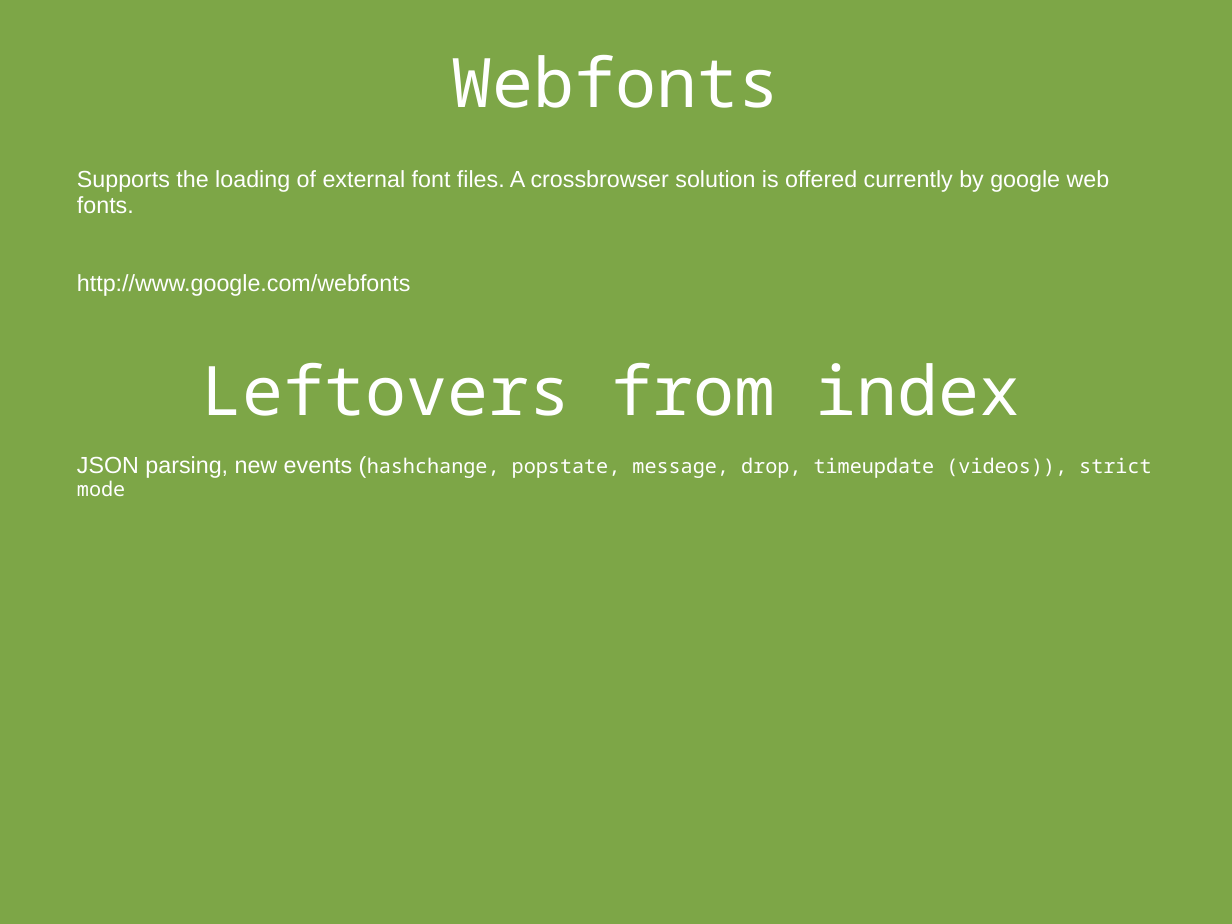
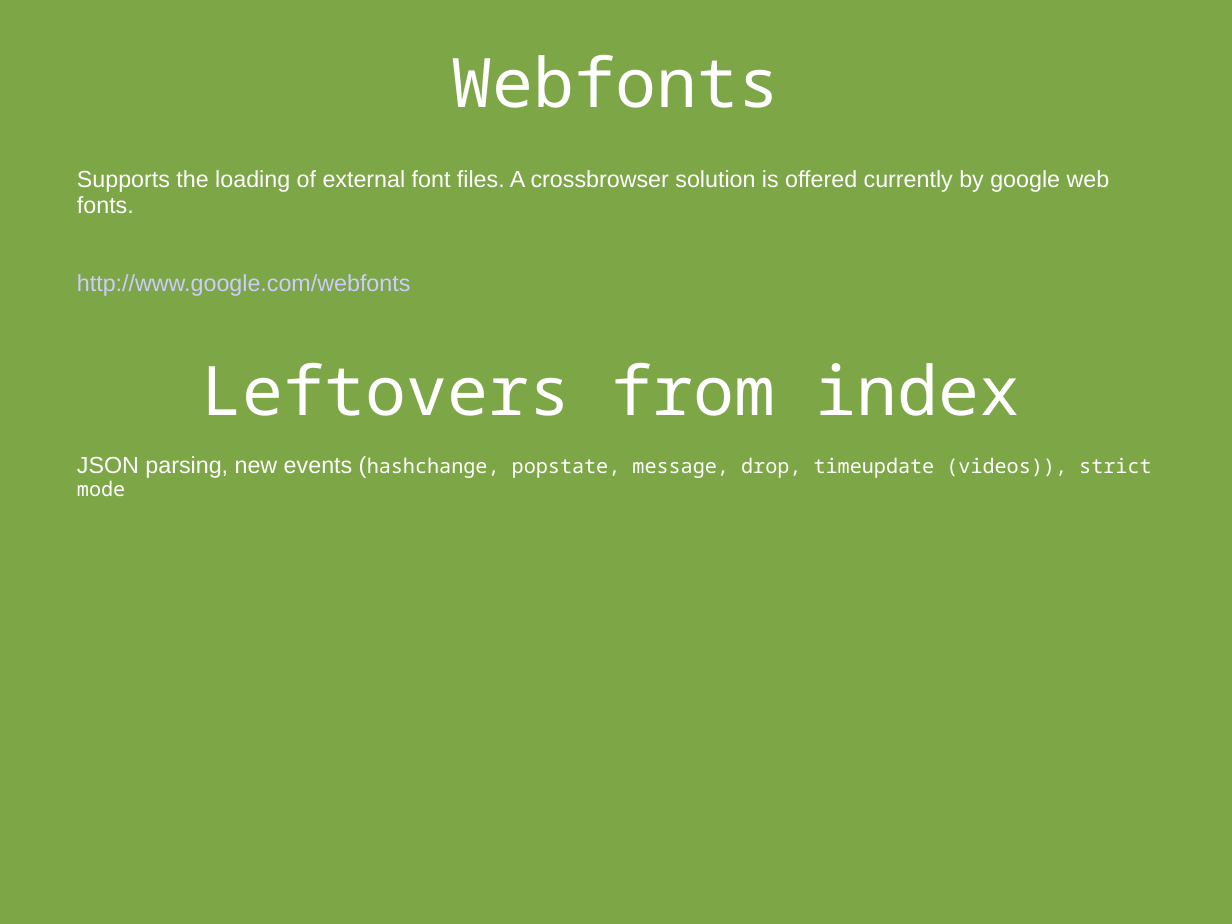
Before and after one commit to Houston-Inc/HTML5, a slide deck: slide 32 of html5.ppt. Drawn at 1232x924 pixels with LibreOffice and Linux fonts; fonts in the diff are those of the drawing. Boxes give left, top, right and bottom in pixels: in the first picture for what was removed or moved away, otherwise in the second. Text is boxed around its words. In the diff, an @@ line names an element or a change of style, - is before the commit and + after.

```diff
--- a/html5.ppt
+++ b/html5.ppt
@@ text at (x1=77, y1=274, x2=410, y2=296): text colour #FFFFFF to #CCCCFF in "http://www.google.com/webfonts" @@
```
Also in this commit, not shown: 9 other slides changed.
